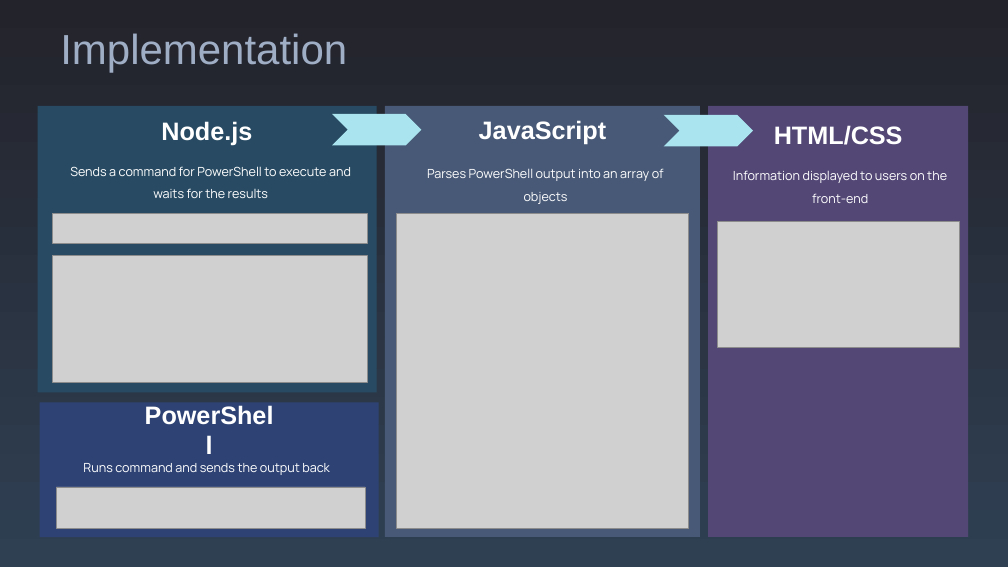
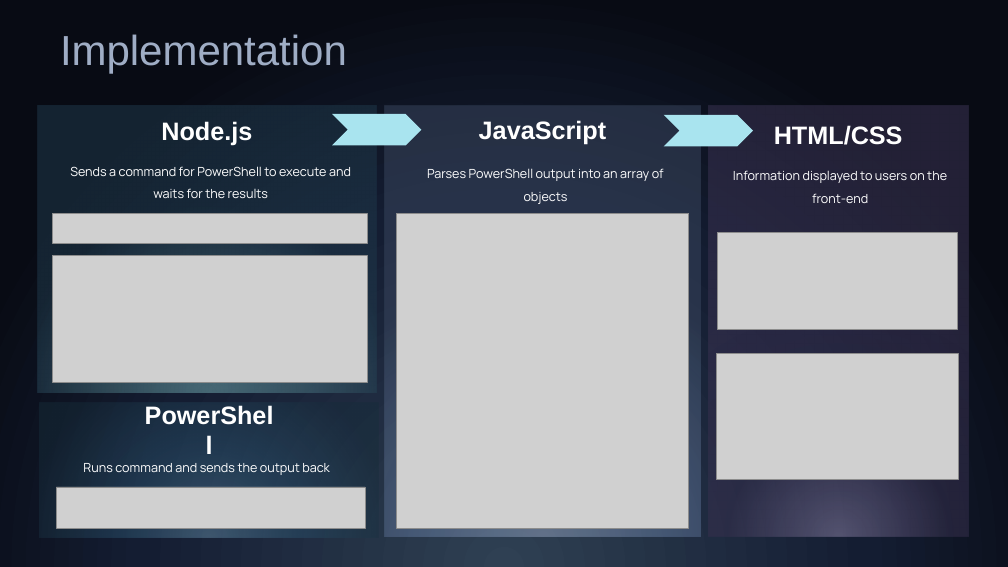
Before and after one commit to CEStrobl/nightwatch, a slide deck: slide 5 of documentation/NightWatch-Presentation.pptx. Drawn at 1008x567 pixels with LibreOffice and Linux fonts; fonts in the diff are those of the drawing; grey boxes stand for pictures. Boxes give left, top, right and bottom in pixels: in the first picture for what was removed or moved away, otherwise in the second. Text is boxed around its words. In the diff, an @@ line names an element or a change of style, - is before the commit and + after.

```diff
--- a/documentation/NightWatch-Presentation.pptx
+++ b/documentation/NightWatch-Presentation.pptx
@@ background gradient #23232B to #2F4053 to gradient #2F4053 to #141D32 to #080B14 @@
@@ rectangle at (x1=38, y1=106, x2=377, y2=392): fill #284B63 to gradient #80BEC1 to #1E384A @@
@@ rectangle at (x1=385, y1=106, x2=700, y2=537): fill #475876 to gradient #93A3BE to #667DA3 to #39475E @@
@@ rectangle at (x1=709, y1=106, x2=969, y2=537): fill #524776 to gradient #827A9D to #37304E @@
@@ picture added at (x1=718, y1=233, x2=957, y2=330) @@
@@ picture moved from (x1=718, y1=222, x2=960, y2=347) to (x1=717, y1=354, x2=959, y2=479) @@
@@ rectangle at (x1=39, y1=402, x2=378, y2=537): fill #2E4374 to gradient #6188A2 to #2D5570 to #182D3B @@
```
Also in this commit, not shown: 9 other slides changed.
